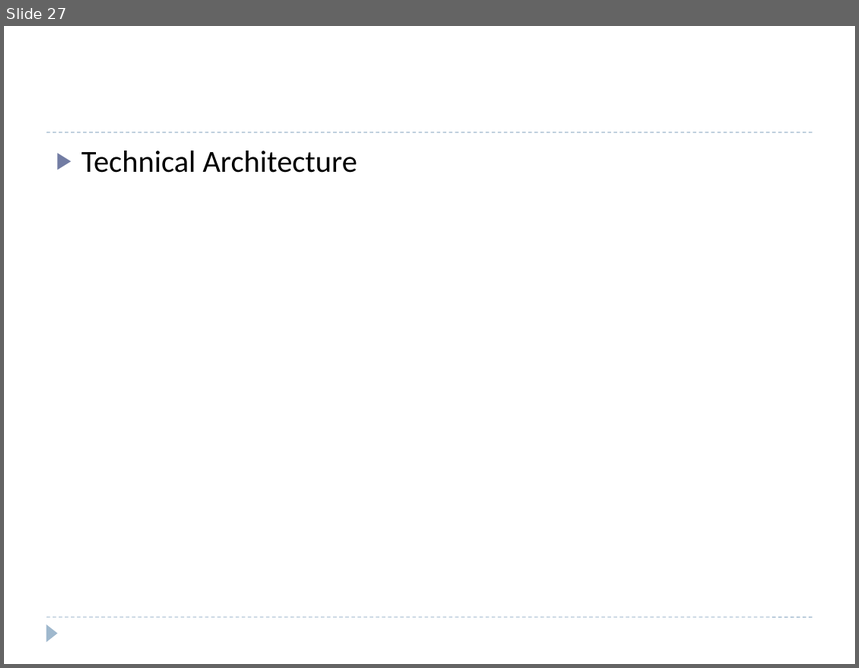
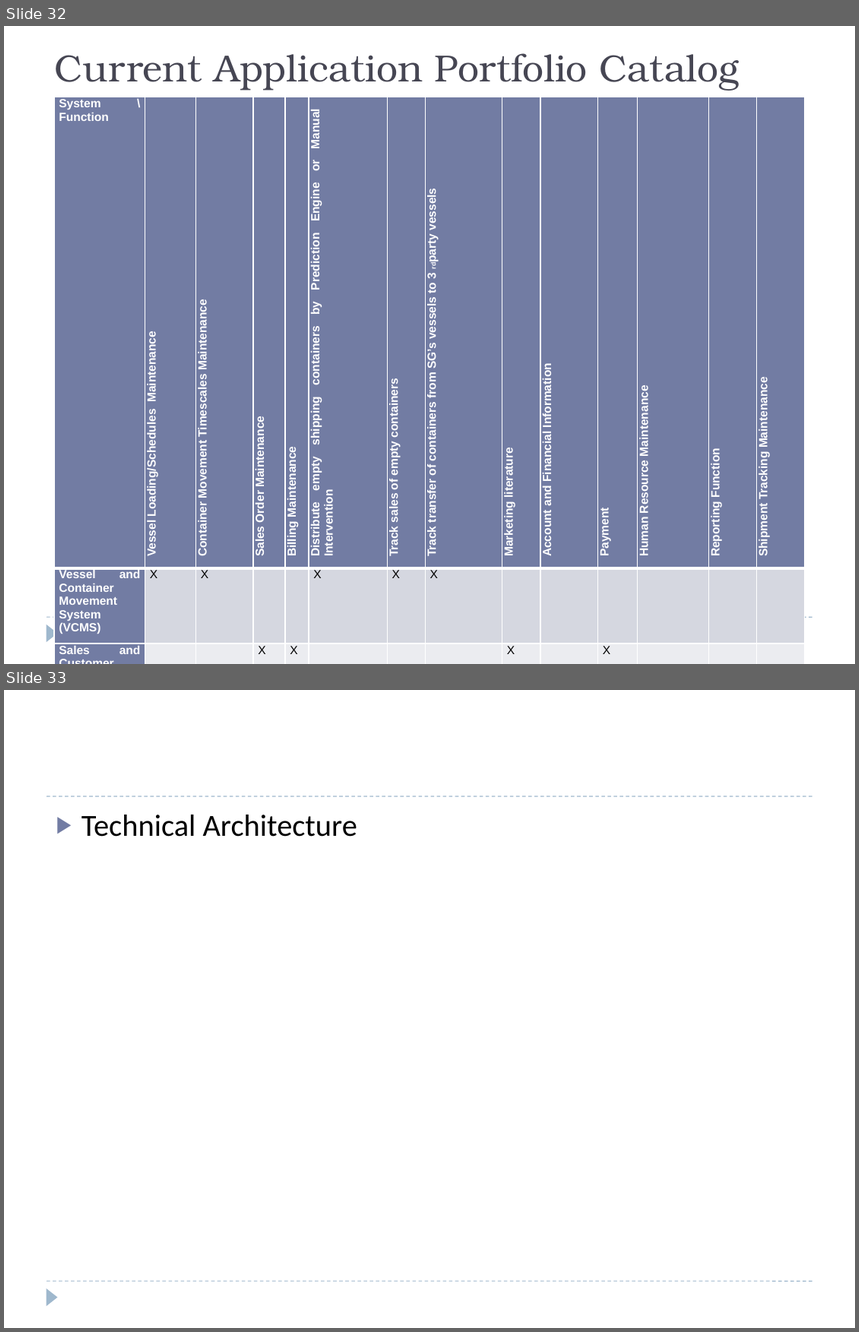
Before and after one commit to windieccf/t1-shipping, a slide deck: Enterprise Architech Presentation.pptx. Shown one above the other, each under a label of ours: slide 27 before the commit, slides 32 and 33 after it. The pictures are 859x668 and 859x1332 pixels, drawn with LibreOffice and Linux fonts; fonts in the diff are those of the drawing. Boxes give left, top, right and bottom in pixels: in the first picture for what was removed or moved away, otherwise in the second. Text is boxed around its words. In the diff, an @@ line names an element or a change of style, - is before the commit and + after.

```diff
--- a/Enterprise Architech Presentation.pptx
+++ b/Enterprise Architech Presentation.pptx
@@ slide 32 added at (4,26,855,664), background #FFFFFF; not listed: 2 template elements that a slide beside it also shows @@
@@ text added at (55,53,740,91), 32 pt, text #464653 @@
+Current Application Portfolio Catalog
@@ table added at (54,97,804,658), 7 rows, 14 columns @@
+System \ Function | Vessel Loading/Schedules Maintenance | Container Movement Timescales Maintenance | Sales Order Maintenance | Billing Maintenance | Distribute empty shipping containers by Prediction Engine or Manual Intervention | Track sales of empty containers | Track transfer of containers from SG’s vessels to 3rd party vessels | Marketing literature | Account and Financial Information | Payment | Human Resource Maintenance | Reporting Function | Shipment Tracking Maintenance
+Vessel and Container Movement System (VCMS) | X | X |  |  | X | X | X |  |  |  |  |  | 
+Sales and Customer Billing System (SCBS) |  |  | X | X |  |  |  | X |  | X |  |  | 
+Account and Financial Information System (AFIS) |  |  |  |  |  |  |  |  | X | X |  |  | 
+Human Resource System (HRS) |  |  |  |  |  |  |  |  |  |  | X |  | 
+Integrated Reporting System (IRS) |  |  |  |  |  |  |  |  |  |  |  | X | 
+ShipTrack System (ST) |  |  |  |  |  |  | X |  |  |  |  |  | X
@@ what was slide 27 is now slide 33 @@
```
Also in this commit, not shown: 5 other slides added.
